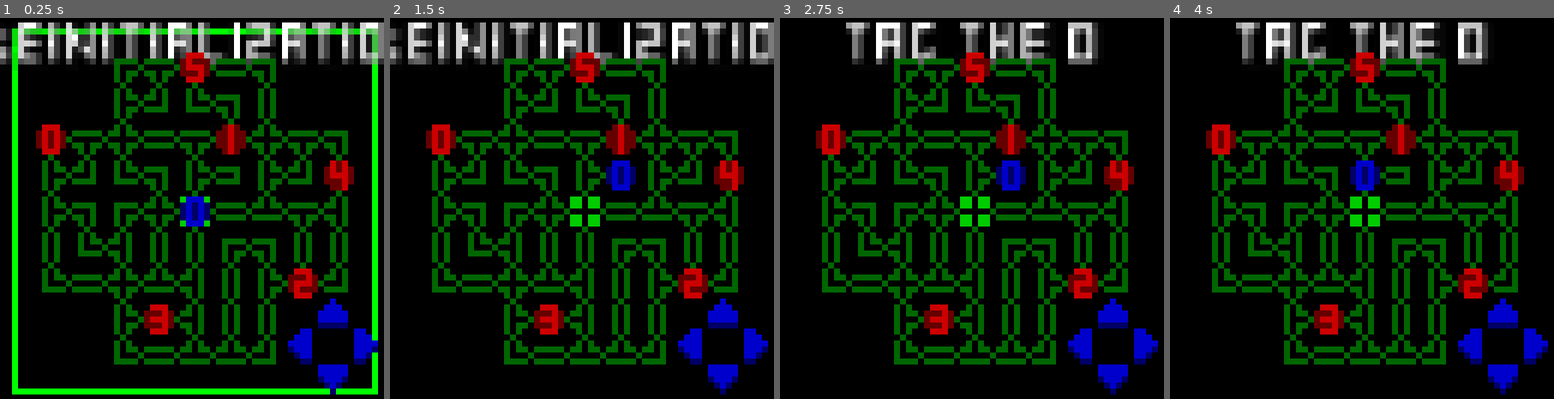
Above: before the commit, frames 1-4 (left to right).
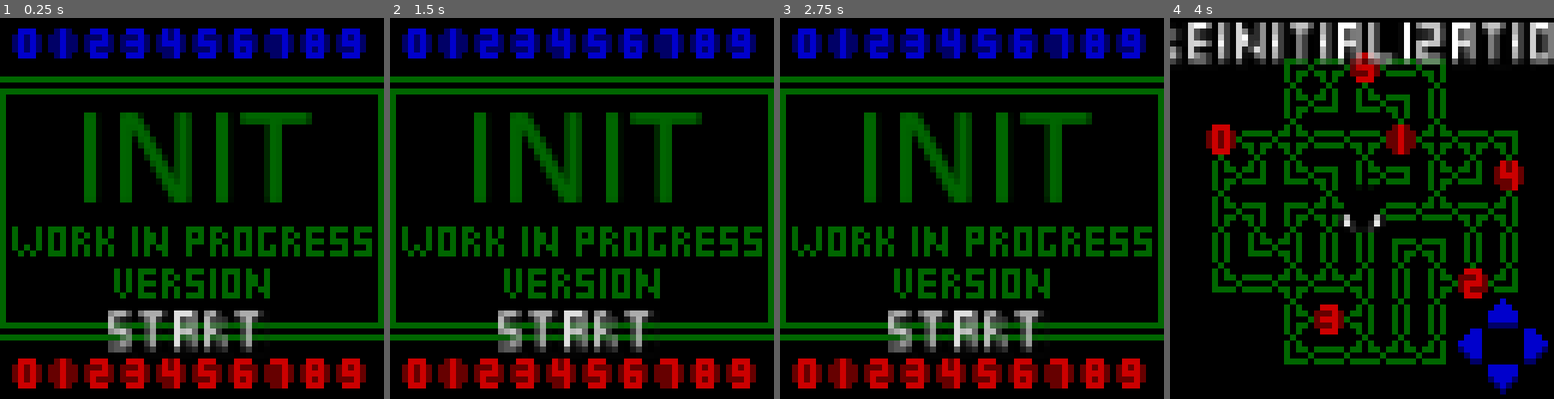
Above: after the commit, the same moments.

Repository: kosinaz/init
Game: Godot game, scene res://scenes/home.tscn
Same seed, same stepped clock (60 frames per second), same inputs: the game is played once before the commit and once after it. Before the commit the project starts from res://scenes/ingame.tscn.
Inputs (mouse positions are in pixels of both pictures, inside the frame that each line leads up to):
- Up to frame 1 (0.25 s): no input
- Up to frame 2 (1.5 s): click (720, 315) at 0.52 s; click (750, 345) at 1.27 s
- Up to frame 3 (2.75 s): click (1110, 376) at 2.02 s
- Up to frame 4 (4 s): click (1469, 345) at 2.77 s; click (1362, 334) at 3.5 s, where only the run after the commit has a clickable "start"

The runs differ from the first frame. In frame 1, 51% of the frame differs, in the area x 0-100%, y 1-99%; in frame 2, 47%; in frame 3, 46%; in frame 4, 9.2%.

Commit message:
add animated hacker sprite and continuos movement

Diff:
--- a/project.godot
+++ b/project.godot
@@ -11,7 +11,7 @@
 [application]
 
 config/name="init"
-run/main_scene="res://scenes/ingame.tscn"
+run/main_scene="res://scenes/home.tscn"
 config/features=PackedStringArray("4.1", "GL Compatibility")
 config/icon="res://icon.svg"
 
@@ -20,8 +20,34 @@
 window/size/viewport_width=512
 window/size/viewport_height=512
 window/stretch/mode="viewport"
-window/stretch/aspect="expand"
 window/stretch/scale=8.0
+
+[filesystem]
+
+import/blender/enabled=false
+
+[input]
+
+up={
+"deadzone": 0.5,
+"events": [Object(InputEventKey,"resource_local_to_scene":false,"resource_name":"","device":-1,"window_id":0,"alt_pressed":false,"shift_pressed":false,"ctrl_pressed":false,"meta_pressed":false,"pressed":false,"keycode":0,"physical_keycode":4194320,"key_label":0,"unicode":0,"echo":false,"script":null)
+]
+}
+right={
+"deadzone": 0.5,
+"events": [Object(InputEventKey,"resource_local_to_scene":false,"resource_name":"","device":-1,"window_id":0,"alt_pressed":false,"shift_pressed":false,"ctrl_pressed":false,"meta_pressed":false,"pressed":false,"keycode":0,"physical_keycode":4194321,"key_label":0,"unicode":0,"echo":false,"script":null)
+]
+}
+down={
+"deadzone": 0.5,
+"events": [Object(InputEventKey,"resource_local_to_scene":false,"resource_name":"","device":-1,"window_id":0,"alt_pressed":false,"shift_pressed":false,"ctrl_pressed":false,"meta_pressed":false,"pressed":false,"keycode":0,"physical_keycode":4194322,"key_label":0,"unicode":0,"echo":false,"script":null)
+]
+}
+left={
+"deadzone": 0.5,
+"events": [Object(InputEventKey,"resource_local_to_scene":false,"resource_name":"","device":-1,"window_id":0,"alt_pressed":false,"shift_pressed":false,"ctrl_pressed":false,"meta_pressed":false,"pressed":false,"keycode":0,"physical_keycode":4194319,"key_label":0,"unicode":0,"echo":false,"script":null)
+]
+}
 
 [rendering]
 
--- a/scenes/drone.gd
+++ b/scenes/drone.gd
@@ -1,4 +1,3 @@
-@tool
 extends Node2D
 
 
--- a/scenes/drone.tscn
+++ b/scenes/drone.tscn
@@ -6,7 +6,7 @@
 [sub_resource type="AtlasTexture" id="AtlasTexture_xffji"]
 resource_local_to_scene = true
 atlas = ExtResource("1_t23am")
-region = Rect2(6, 12, 6, 6)
+region = Rect2(0, 12, 6, 6)
 
 [node name="Drone" type="Node2D"]
 script = ExtResource("1_td31b")
--- a/scenes/hacker.gd
+++ b/scenes/hacker.gd
@@ -1,10 +1,5 @@
-@tool
 extends Node2D
 
 
 @export
 var id = 0
-
-
-func _process(_delta):
-	$Sprite2D.texture.region = Rect2(id * 6, 0, 6, 6)
--- a/scenes/hacker.tscn
+++ b/scenes/hacker.tscn
@@ -1,14 +1,146 @@
-[gd_scene load_steps=4 format=3 uid="uid://pbusfkam5ddg"]
+[gd_scene load_steps=20 format=3 uid="uid://pbusfkam5ddg"]
 
-[ext_resource type="Texture2D" uid="uid://35uxn1q7vkre" path="res://assets/tileset.png" id="1_38fud"]
 [ext_resource type="Script" path="res://scenes/hacker.gd" id="1_s5r3i"]
+[ext_resource type="Texture2D" uid="uid://bmb8e81blwpnx" path="res://assets/hacker.png" id="2_3wnib"]
 
-[sub_resource type="AtlasTexture" id="AtlasTexture_kvo43"]
-atlas = ExtResource("1_38fud")
-region = Rect2(0, 0, 6, 6)
+[sub_resource type="AtlasTexture" id="AtlasTexture_2xhjc"]
+atlas = ExtResource("2_3wnib")
+region = Rect2(0, 0, 8, 8)
+
+[sub_resource type="AtlasTexture" id="AtlasTexture_5eaq3"]
+atlas = ExtResource("2_3wnib")
+region = Rect2(0, 8, 8, 8)
+
+[sub_resource type="AtlasTexture" id="AtlasTexture_nm7ba"]
+atlas = ExtResource("2_3wnib")
+region = Rect2(0, 16, 8, 8)
+
+[sub_resource type="AtlasTexture" id="AtlasTexture_xx5sp"]
+atlas = ExtResource("2_3wnib")
+region = Rect2(0, 24, 8, 8)
+
+[sub_resource type="AtlasTexture" id="AtlasTexture_1d1d7"]
+atlas = ExtResource("2_3wnib")
+region = Rect2(16, 0, 8, 8)
+
+[sub_resource type="AtlasTexture" id="AtlasTexture_cxmeb"]
+atlas = ExtResource("2_3wnib")
+region = Rect2(16, 8, 8, 8)
+
+[sub_resource type="AtlasTexture" id="AtlasTexture_j2rgu"]
+atlas = ExtResource("2_3wnib")
+region = Rect2(16, 16, 8, 8)
+
+[sub_resource type="AtlasTexture" id="AtlasTexture_k1l3q"]
+atlas = ExtResource("2_3wnib")
+region = Rect2(16, 24, 8, 8)
+
+[sub_resource type="AtlasTexture" id="AtlasTexture_6d8gi"]
+atlas = ExtResource("2_3wnib")
+region = Rect2(24, 0, 8, 8)
+
+[sub_resource type="AtlasTexture" id="AtlasTexture_w1yn2"]
+atlas = ExtResource("2_3wnib")
+region = Rect2(24, 8, 8, 8)
+
+[sub_resource type="AtlasTexture" id="AtlasTexture_0qvkt"]
+atlas = ExtResource("2_3wnib")
+region = Rect2(24, 16, 8, 8)
+
+[sub_resource type="AtlasTexture" id="AtlasTexture_tlve0"]
+atlas = ExtResource("2_3wnib")
+region = Rect2(24, 24, 8, 8)
+
+[sub_resource type="AtlasTexture" id="AtlasTexture_t48bq"]
+atlas = ExtResource("2_3wnib")
+region = Rect2(8, 0, 8, 8)
+
+[sub_resource type="AtlasTexture" id="AtlasTexture_7ncxa"]
+atlas = ExtResource("2_3wnib")
+region = Rect2(8, 8, 8, 8)
+
+[sub_resource type="AtlasTexture" id="AtlasTexture_jp4vs"]
+atlas = ExtResource("2_3wnib")
+region = Rect2(8, 16, 8, 8)
+
+[sub_resource type="AtlasTexture" id="AtlasTexture_5ko83"]
+atlas = ExtResource("2_3wnib")
+region = Rect2(8, 24, 8, 8)
+
+[sub_resource type="SpriteFrames" id="SpriteFrames_2a07m"]
+animations = [{
+"frames": [{
+"duration": 1.0,
+"texture": SubResource("AtlasTexture_2xhjc")
+}, {
+"duration": 1.0,
+"texture": SubResource("AtlasTexture_5eaq3")
+}, {
+"duration": 1.0,
+"texture": SubResource("AtlasTexture_nm7ba")
+}, {
+"duration": 1.0,
+"texture": SubResource("AtlasTexture_xx5sp")
+}],
+"loop": true,
+"name": &"down",
+"speed": 5.0
+}, {
+"frames": [{
+"duration": 1.0,
+"texture": SubResource("AtlasTexture_1d1d7")
+}, {
+"duration": 1.0,
+"texture": SubResource("AtlasTexture_cxmeb")
+}, {
+"duration": 1.0,
+"texture": SubResource("AtlasTexture_j2rgu")
+}, {
+"duration": 1.0,
+"texture": SubResource("AtlasTexture_k1l3q")
+}],
+"loop": true,
+"name": &"left",
+"speed": 5.0
+}, {
+"frames": [{
+"duration": 1.0,
+"texture": SubResource("AtlasTexture_6d8gi")
+}, {
+"duration": 1.0,
+"texture": SubResource("AtlasTexture_w1yn2")
+}, {
+"duration": 1.0,
+"texture": SubResource("AtlasTexture_0qvkt")
+}, {
+"duration": 1.0,
+"texture": SubResource("AtlasTexture_tlve0")
+}],
+"loop": true,
+"name": &"right",
+"speed": 5.0
+}, {
+"frames": [{
+"duration": 1.0,
+"texture": SubResource("AtlasTexture_t48bq")
+}, {
+"duration": 1.0,
+"texture": SubResource("AtlasTexture_7ncxa")
+}, {
+"duration": 1.0,
+"texture": SubResource("AtlasTexture_jp4vs")
+}, {
+"duration": 1.0,
+"texture": SubResource("AtlasTexture_5ko83")
+}],
+"loop": true,
+"name": &"up",
+"speed": 5.0
+}]
 
 [node name="Hacker" type="Node2D"]
 script = ExtResource("1_s5r3i")
 
-[node name="Sprite2D" type="Sprite2D" parent="."]
-texture = SubResource("AtlasTexture_kvo43")
+[node name="Sprite2D" type="AnimatedSprite2D" parent="."]
+sprite_frames = SubResource("SpriteFrames_2a07m")
+animation = &"up"
--- /dev/null
+++ b/scenes/home.gd
@@ -0,0 +1,6 @@
+extends Control
+
+
+func _on_button_pressed():
+	add_sibling(load("res://scenes/ingame.tscn").instantiate())
+	queue_free()
--- a/scenes/home.tscn
+++ b/scenes/home.tscn
@@ -1,6 +1,30 @@
-[gd_scene load_steps=2 format=3 uid="uid://dg5r3bwxdwcle"]
+[gd_scene load_steps=11 format=3 uid="uid://dg5r3bwxdwcle"]
 
-[ext_resource type="Texture2D" uid="uid://ccns4ha8t7hnp" path="res://assets/title.png" id="1_nf382"]
+[ext_resource type="Texture2D" uid="uid://8kramwi0wnix" path="res://assets/title2.png" id="1_ent3v"]
+[ext_resource type="Script" path="res://scenes/home.gd" id="1_yrkgp"]
+[ext_resource type="FontFile" uid="uid://bqqvjjmeto3q6" path="res://assets/font.fnt" id="2_ie4g7"]
+
+[sub_resource type="StyleBoxEmpty" id="StyleBoxEmpty_d2krs"]
+
+[sub_resource type="StyleBoxEmpty" id="StyleBoxEmpty_otrpx"]
+
+[sub_resource type="StyleBoxEmpty" id="StyleBoxEmpty_0rwg1"]
+
+[sub_resource type="InputEventKey" id="InputEventKey_g1ejt"]
+device = -1
+keycode = 4194309
+
+[sub_resource type="InputEventKey" id="InputEventKey_f3c32"]
+device = -1
+keycode = 4194310
+
+[sub_resource type="InputEventKey" id="InputEventKey_1yv5t"]
+device = -1
+keycode = 32
+unicode = 32
+
+[sub_resource type="Shortcut" id="Shortcut_r15i1"]
+events = [SubResource("InputEventKey_g1ejt"), SubResource("InputEventKey_f3c32"), SubResource("InputEventKey_1yv5t")]
 
 [node name="Home" type="Control"]
 layout_mode = 3
@@ -9,6 +33,7 @@
 anchor_bottom = 1.0
 grow_horizontal = 2
 grow_vertical = 2
+script = ExtResource("1_yrkgp")
 
 [node name="TextureRect" type="TextureRect" parent="."]
 layout_mode = 1
@@ -23,5 +48,29 @@
 offset_bottom = 32.0
 grow_horizontal = 2
 grow_vertical = 2
-texture = ExtResource("1_nf382")
+texture = ExtResource("1_ent3v")
 stretch_mode = 2
+
+[node name="Button" type="Button" parent="TextureRect"]
+layout_mode = 1
+anchors_preset = 7
+anchor_left = 0.5
+anchor_top = 1.0
+anchor_right = 0.5
+anchor_bottom = 1.0
+offset_left = -14.0
+offset_top = -18.0
+offset_right = 14.0
+offset_bottom = -4.0
+grow_horizontal = 2
+grow_vertical = 0
+theme_override_fonts/font = ExtResource("2_ie4g7")
+theme_override_styles/normal = SubResource("StyleBoxEmpty_d2krs")
+theme_override_styles/hover = SubResource("StyleBoxEmpty_otrpx")
+theme_override_styles/pressed = SubResource("StyleBoxEmpty_0rwg1")
+shortcut = SubResource("Shortcut_r15i1")
+shortcut_feedback = false
+shortcut_in_tooltip = false
+text = "start"
+
+[connection signal="pressed" from="TextureRect/Button" to="." method="_on_button_pressed"]
--- a/scenes/ingame.gd
+++ b/scenes/ingame.gd
@@ -5,6 +5,15 @@
 
 
 var _text_id = 1
+
+
+var _ending = false
+
+
+var _drone_id = 0
+
+
+var _hacker_tween = null
 
 
 const WALLS = [
@@ -19,6 +28,19 @@
 	if _time < 33:
 		_time += 2
 		queue_redraw()
+	if Input.is_action_pressed("up"):
+		move($%Hacker, 0)
+	elif Input.is_action_pressed("right"):
+		move($%Hacker, 1)
+	elif Input.is_action_pressed("down"):
+		move($%Hacker, 2)
+	elif Input.is_action_pressed("left"):
+		move($%Hacker, 3)
+	else:
+		$%Hacker.get_node("Sprite2D").stop()
+	if _ending and get_tree().get_nodes_in_group("drones").size() == 0:
+		add_sibling(load("res://scenes/win.tscn").instantiate())
+		queue_free()
 
 
 func _draw():
@@ -34,6 +56,7 @@
 
 
 func move(unit, direction):
+	if _ending: return
 	var map_position = $%TileMap.local_to_map(unit.position)
 	var tile = $%TileMap.get_cell_atlas_coords(0, Vector2i(map_position))
 	if WALLS[direction].has(tile): return
@@ -42,39 +65,41 @@
 		unit.position.y + [-6, 0, 6, 0][direction]
 	)
 	if $%Hacker.position == target_position: return
+	if unit == $%Hacker and is_instance_valid(_hacker_tween) and _hacker_tween.is_running(): return
 	var drone = get_drone(target_position)
 	if drone != null:
 		if unit == $%Hacker:
 			if drone.id == $%Hacker.id:
-				if $DroneTimer.is_stopped():
+				if $DroneTimer.is_running():
 					$DroneTimer.start()
-				$%Hacker.id += 1
-				drone.tagged = true
-				drone.modulate = Color(0.5, 0.5, 0.5)
+				if get_tree().get_nodes_in_group("drones").size() > $%Hacker.id + 1:
+					$%Hacker.id += 1
+					drone.tagged = true
+					drone.modulate = Color(0.5, 0.5, 0.5)
+				else:
+					$%Text.text = "iterating"
+					$TextTimer.stop()
+					_ending = true
 			else:
-				get_tree().reload_current_scene()
+				add_sibling(load("res://scenes/ingame.tscn").instantiate())
+				queue_free()
 		else: return
-	unit.position = target_position
-
-
-func _on_up_pressed():
-	move($%Hacker, 0)
-
-
-func _on_right_pressed():
-	move($%Hacker, 1)
-
-
-func _on_down_pressed():
-	move($%Hacker, 2)
-
-
-func _on_left_pressed():
-	move($%Hacker, 3)
+	_hacker_tween = get_tree().create_tween()
+	_hacker_tween.tween_property(unit, "position", target_position, 0.25)
+	unit.get_node("Sprite2D").play(["up", "right", "down", "left"][direction])
 
 
 func _on_drone_timer_timeout():
-	for drone in get_tree().get_nodes_in_group("drones"):
+	var drones = get_tree().get_nodes_in_group("drones")
+	for drone in drones:
+		if _ending and drone.id == _drone_id:
+			drone.modulate = Color(1, 1, 1)
+			_drone_id += 1
+			return
+		if _ending and drone.id + drones.size() == _drone_id:
+			$%Text.text = "deactivating"
+			drone.queue_free()
+			return
 		if not drone.tagged: move(drone, randi_range(0, 3))
 
 
@@ -85,3 +110,39 @@
 	elif _text_id == 1:
 		$%Text.text = "tag the " + str($%Hacker.id)
 		_text_id = 0
+
+
+func _exit_tree():
+	_hacker_tween.kill()
+
+
+func _on_up_button_down():
+	Input.action_press("up")
+
+
+func _on_right_button_down():
+	Input.action_press("right")
+
+
+func _on_down_button_down():
+	Input.action_press("down")
+
+
+func _on_left_button_down():
+	Input.action_press("left")
+
+
+func _on_up_button_up():
+	Input.action_release("up")
+
+
+func _on_right_button_up():
+	Input.action_release("right")
+
+
+func _on_down_button_up():
+	Input.action_release("down")
+
+
+func _on_left_button_up():
+	Input.action_release("left")
--- a/scenes/ingame.tscn
+++ b/scenes/ingame.tscn
@@ -1,13 +1,10 @@
-[gd_scene load_steps=25 format=3 uid="uid://w44cm6hh1enj"]
+[gd_scene load_steps=17 format=3 uid="uid://w44cm6hh1enj"]
 
 [ext_resource type="Script" path="res://scenes/ingame.gd" id="1_6b4w2"]
 [ext_resource type="Texture2D" uid="uid://35uxn1q7vkre" path="res://assets/tileset.png" id="1_bbdyi"]
 [ext_resource type="FontFile" uid="uid://bqqvjjmeto3q6" path="res://assets/font.fnt" id="1_ownme"]
 [ext_resource type="PackedScene" uid="uid://pbusfkam5ddg" path="res://scenes/hacker.tscn" id="2_hbisj"]
 [ext_resource type="PackedScene" uid="uid://dw2nh78slpb0r" path="res://scenes/drone.tscn" id="5_1rbm5"]
-
-[sub_resource type="LabelSettings" id="LabelSettings_dexd8"]
-font = ExtResource("1_ownme")
 
 [sub_resource type="TileSetAtlasSource" id="TileSetAtlasSource_pyj64"]
 texture = ExtResource("1_bbdyi")
@@ -182,12 +179,8 @@
 terrain_set_0/terrain_0/color = Color(0.501961, 0.345098, 0.25098, 1)
 sources/0 = SubResource("TileSetAtlasSource_pyj64")
 
-[sub_resource type="InputEventKey" id="InputEventKey_y6ila"]
-device = -1
-keycode = 4194320
-
-[sub_resource type="Shortcut" id="Shortcut_xscsi"]
-events = [SubResource("InputEventKey_y6ila")]
+[sub_resource type="LabelSettings" id="LabelSettings_dexd8"]
+font = ExtResource("1_ownme")
 
 [sub_resource type="AtlasTexture" id="AtlasTexture_vpg6w"]
 atlas = ExtResource("1_bbdyi")
@@ -197,13 +190,6 @@
 atlas = ExtResource("1_bbdyi")
 region = Rect2(24, 48, 6, 6)
 
-[sub_resource type="InputEventKey" id="InputEventKey_b6siy"]
-device = -1
-keycode = 4194321
-
-[sub_resource type="Shortcut" id="Shortcut_xup8c"]
-events = [SubResource("InputEventKey_b6siy")]
-
 [sub_resource type="AtlasTexture" id="AtlasTexture_px42i"]
 atlas = ExtResource("1_bbdyi")
 region = Rect2(18, 48, 6, 6)
@@ -212,13 +198,6 @@
 atlas = ExtResource("1_bbdyi")
 region = Rect2(30, 48, 6, 6)
 
-[sub_resource type="InputEventKey" id="InputEventKey_dpnr5"]
-device = -1
-keycode = 4194322
-
-[sub_resource type="Shortcut" id="Shortcut_peukx"]
-events = [SubResource("InputEventKey_dpnr5")]
-
 [sub_resource type="AtlasTexture" id="AtlasTexture_wct1m"]
 atlas = ExtResource("1_bbdyi")
 region = Rect2(18, 54, 6, 6)
@@ -226,13 +205,6 @@
 [sub_resource type="AtlasTexture" id="AtlasTexture_oiirr"]
 atlas = ExtResource("1_bbdyi")
 region = Rect2(30, 54, 6, 6)
-
-[sub_resource type="InputEventKey" id="InputEventKey_iho5e"]
-device = -1
-keycode = 4194319
-
-[sub_resource type="Shortcut" id="Shortcut_ics7s"]
-events = [SubResource("InputEventKey_iho5e")]
 
 [sub_resource type="AtlasTexture" id="AtlasTexture_k78ly"]
 atlas = ExtResource("1_bbdyi")
@@ -244,32 +216,18 @@
 
 [node name="Ingame" type="Control"]
 layout_mode = 3
-anchors_preset = 15
-anchor_right = 1.0
-anchor_bottom = 1.0
+anchors_preset = 8
+anchor_left = 0.5
+anchor_top = 0.5
+anchor_right = 0.5
+anchor_bottom = 0.5
+offset_left = -32.0
+offset_top = -32.0
+offset_right = 32.0
+offset_bottom = 32.0
 grow_horizontal = 2
 grow_vertical = 2
 script = ExtResource("1_6b4w2")
-
-[node name="TextContainer" type="MarginContainer" parent="."]
-layout_mode = 1
-anchors_preset = 5
-anchor_left = 0.5
-anchor_right = 0.5
-offset_left = -20.0
-offset_right = 20.0
-offset_bottom = 40.0
-grow_horizontal = 2
-theme_override_constants/margin_top = 1
-
-[node name="Text" type="Label" parent="TextContainer"]
-unique_name_in_owner = true
-layout_mode = 2
-size_flags_vertical = 0
-text = "preinitialization
-"
-label_settings = SubResource("LabelSettings_dexd8")
-horizontal_alignment = 1
 
 [node name="MapContainer" type="MarginContainer" parent="."]
 layout_mode = 1
@@ -318,6 +276,27 @@
 unique_name_in_owner = true
 position = Vector2(27, 27)
 
+[node name="TextContainer" type="MarginContainer" parent="."]
+layout_mode = 1
+anchors_preset = 5
+anchor_left = 0.5
+anchor_right = 0.5
+offset_left = -30.0
+offset_right = 30.0
+offset_bottom = 10.0
+grow_horizontal = 2
+size_flags_vertical = 0
+theme_override_constants/margin_top = 1
+
+[node name="Text" type="Label" parent="TextContainer"]
+unique_name_in_owner = true
+layout_mode = 2
+size_flags_vertical = 0
+text = "preinitialization
+"
+label_settings = SubResource("LabelSettings_dexd8")
+horizontal_alignment = 1
+
 [node name="ButtonContainer" type="MarginContainer" parent="."]
 layout_mode = 1
 anchors_preset = 3
@@ -329,6 +308,8 @@
 offset_top = -18.0
 grow_horizontal = 0
 grow_vertical = 0
+size_flags_horizontal = 8
+size_flags_vertical = 8
 theme_override_constants/margin_left = 1
 theme_override_constants/margin_top = 1
 theme_override_constants/margin_right = 1
@@ -338,7 +319,8 @@
 layout_mode = 2
 size_flags_horizontal = 4
 size_flags_vertical = 0
-shortcut = SubResource("Shortcut_xscsi")
+shortcut_feedback = false
+shortcut_in_tooltip = false
 texture_normal = SubResource("AtlasTexture_vpg6w")
 texture_pressed = SubResource("AtlasTexture_wu2su")
 
@@ -346,7 +328,8 @@
 layout_mode = 2
 size_flags_horizontal = 8
 size_flags_vertical = 4
-shortcut = SubResource("Shortcut_xup8c")
+shortcut_feedback = false
+shortcut_in_tooltip = false
 texture_normal = SubResource("AtlasTexture_px42i")
 texture_pressed = SubResource("AtlasTexture_l7xy4")
 
@@ -354,7 +337,8 @@
 layout_mode = 2
 size_flags_horizontal = 4
 size_flags_vertical = 8
-shortcut = SubResource("Shortcut_peukx")
+shortcut_feedback = false
+shortcut_in_tooltip = false
 texture_normal = SubResource("AtlasTexture_wct1m")
 texture_pressed = SubResource("AtlasTexture_oiirr")
 
@@ -362,7 +346,8 @@
 layout_mode = 2
 size_flags_horizontal = 0
 size_flags_vertical = 4
-shortcut = SubResource("Shortcut_ics7s")
+shortcut_feedback = false
+shortcut_in_tooltip = false
 texture_normal = SubResource("AtlasTexture_k78ly")
 texture_pressed = SubResource("AtlasTexture_se6w7")
 
@@ -373,9 +358,13 @@
 wait_time = 2.0
 autostart = true
 
-[connection signal="pressed" from="ButtonContainer/Up" to="." method="_on_up_pressed"]
-[connection signal="pressed" from="ButtonContainer/Right" to="." method="_on_right_pressed"]
-[connection signal="pressed" from="ButtonContainer/Down" to="." method="_on_down_pressed"]
-[connection signal="pressed" from="ButtonContainer/Left" to="." method="_on_left_pressed"]
+[connection signal="button_down" from="ButtonContainer/Up" to="." method="_on_up_button_down"]
+[connection signal="button_up" from="ButtonContainer/Up" to="." method="_on_up_button_up"]
+[connection signal="button_down" from="ButtonContainer/Right" to="." method="_on_right_button_down"]
+[connection signal="button_up" from="ButtonContainer/Right" to="." method="_on_right_button_up"]
+[connection signal="button_down" from="ButtonContainer/Down" to="." method="_on_down_button_down"]
+[connection signal="button_up" from="ButtonContainer/Down" to="." method="_on_down_button_up"]
+[connection signal="button_down" from="ButtonContainer/Left" to="." method="_on_left_button_down"]
+[connection signal="button_up" from="ButtonContainer/Left" to="." method="_on_left_button_up"]
 [connection signal="timeout" from="DroneTimer" to="." method="_on_drone_timer_timeout"]
 [connection signal="timeout" from="TextTimer" to="." method="_on_text_timer_timeout"]
--- /dev/null
+++ b/scenes/win.gd
@@ -0,0 +1,6 @@
+extends Control
+
+
+func _on_button_pressed():
+	add_sibling(load("res://scenes/home.tscn").instantiate())
+	queue_free()
--- /dev/null
+++ b/scenes/win.tscn
@@ -0,0 +1,59 @@
+[gd_scene load_steps=10 format=3 uid="uid://c5q3438p2u1ju"]
+
+[ext_resource type="Script" path="res://scenes/win.gd" id="1_ipane"]
+[ext_resource type="FontFile" uid="uid://bqqvjjmeto3q6" path="res://assets/font.fnt" id="1_x6lrh"]
+
+[sub_resource type="StyleBoxEmpty" id="StyleBoxEmpty_m32dp"]
+
+[sub_resource type="StyleBoxEmpty" id="StyleBoxEmpty_0f8op"]
+
+[sub_resource type="StyleBoxEmpty" id="StyleBoxEmpty_lajc0"]
+
+[sub_resource type="InputEventKey" id="InputEventKey_g1ejt"]
+device = -1
+keycode = 4194309
+
+[sub_resource type="InputEventKey" id="InputEventKey_w2xcn"]
+device = -1
+keycode = 4194310
+
+[sub_resource type="InputEventKey" id="InputEventKey_gmxq6"]
+device = -1
+keycode = 32
+unicode = 32
+
+[sub_resource type="Shortcut" id="Shortcut_lsj6p"]
+events = [SubResource("InputEventKey_g1ejt"), SubResource("InputEventKey_w2xcn"), SubResource("InputEventKey_gmxq6")]
+
+[node name="Win" type="Control"]
+layout_mode = 3
+anchors_preset = 15
+anchor_right = 1.0
+anchor_bottom = 1.0
+grow_horizontal = 2
+grow_vertical = 2
+script = ExtResource("1_ipane")
+
+[node name="Button" type="Button" parent="."]
+layout_mode = 1
+anchors_preset = 8
+anchor_left = 0.5
+anchor_top = 0.5
+anchor_right = 0.5
+anchor_bottom = 0.5
+offset_left = -14.0
+offset_top = -3.0
+offset_right = 14.0
+offset_bottom = 3.0
+grow_horizontal = 2
+grow_vertical = 2
+theme_override_fonts/font = ExtResource("1_x6lrh")
+theme_override_styles/normal = SubResource("StyleBoxEmpty_m32dp")
+theme_override_styles/hover = SubResource("StyleBoxEmpty_0f8op")
+theme_override_styles/pressed = SubResource("StyleBoxEmpty_lajc0")
+shortcut = SubResource("Shortcut_lsj6p")
+shortcut_feedback = false
+shortcut_in_tooltip = false
+text = "victory!"
+
+[connection signal="pressed" from="Button" to="." method="_on_button_pressed"]
Binary file added: assets/cover.png
Not shown, added: assets/cover.png.import
Binary file added: assets/hacker.png
Not shown, added: assets/hacker.png.import
Binary file added: assets/title2.png
Not shown, added: assets/title2.png.import
Not shown, added: assets/hacker.xcf
